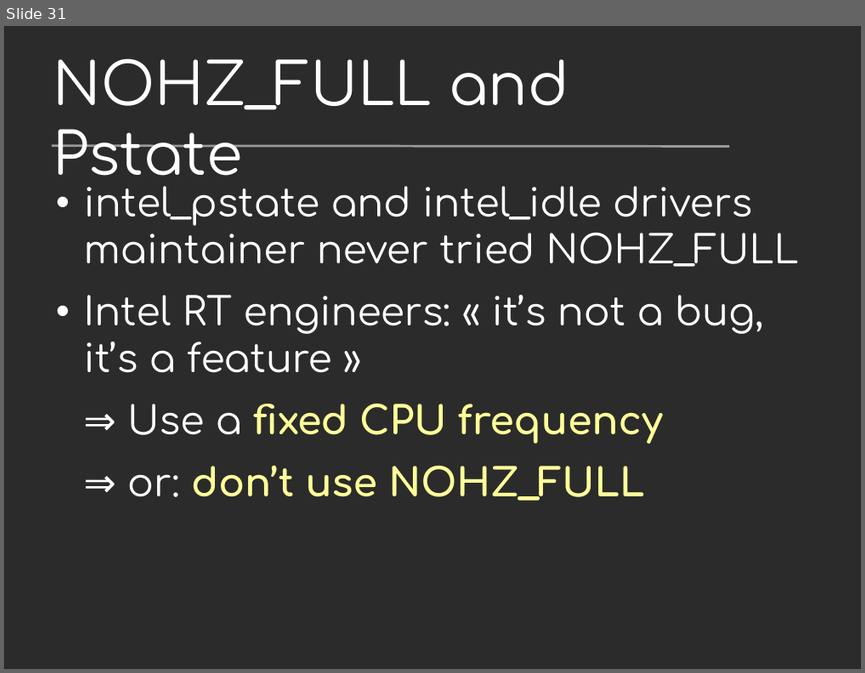
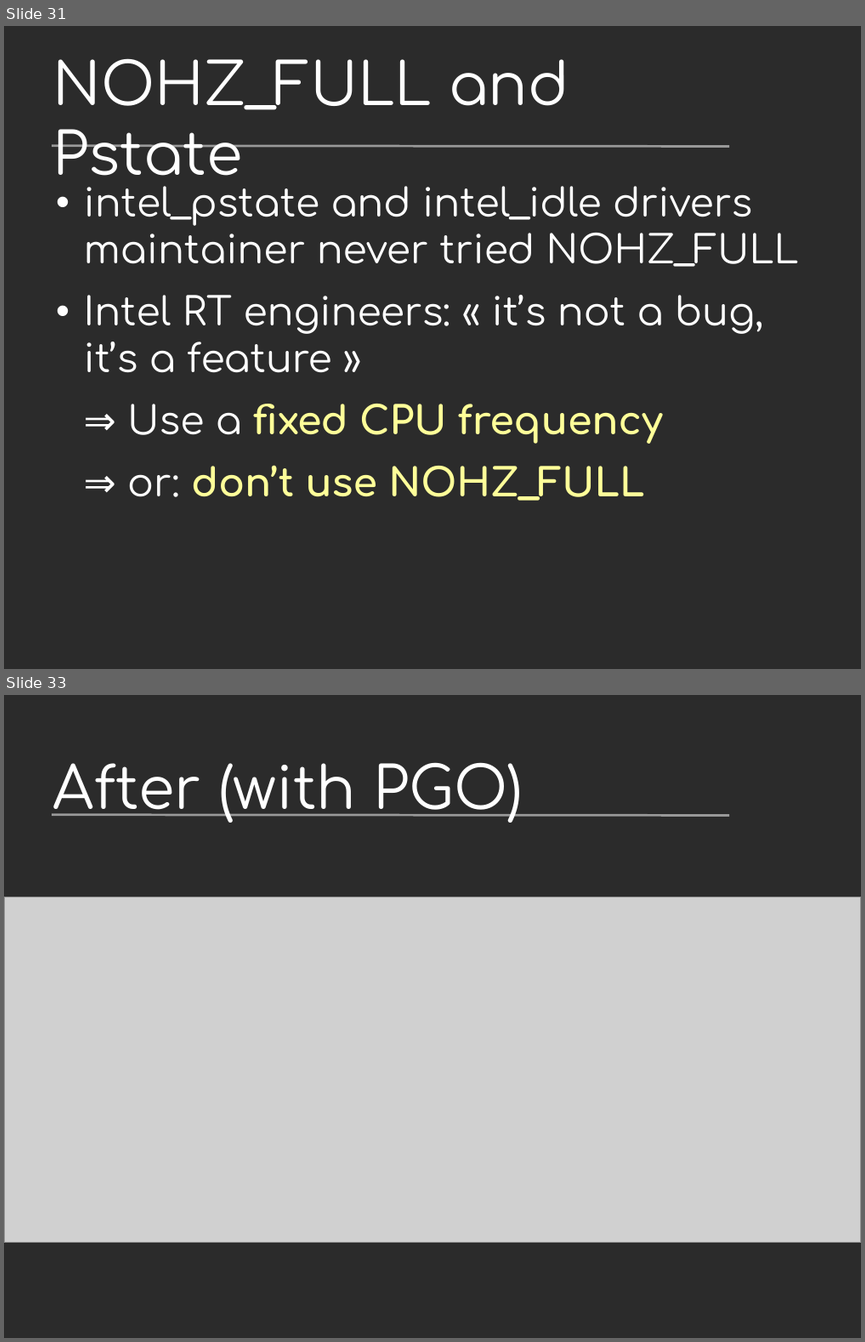
Before and after one commit to vstinner/talks, a slide deck: 2017-FOSDEM-Brussels/howto_run_stable_benchmarks.odp. Shown one above the other, each under a label of ours: slide 31 before the commit, slides 31 and 33 after it; the slides between them are not shown. The pictures are 865x673 and 865x1342 pixels, drawn with LibreOffice and Linux fonts; fonts in the diff are those of the drawing; grey boxes stand for pictures; background and template pictures are left out; a plain dark background stands for a picture behind light text. Boxes give left, top, right and bottom in pixels: in the first picture for what was removed or moved away, otherwise in the second. Text is boxed around its words. In the diff, an @@ line names an element or a change of style, - is before the commit and + after.

```diff
--- a/2017-FOSDEM-Brussels/howto_run_stable_benchmarks.odp
+++ b/2017-FOSDEM-Brussels/howto_run_stable_benchmarks.odp
@@ slide 33 added at (x1=4, y1=695, x2=861, y2=1338), background picture (left out); not listed: 1 template element that a slide beside it also shows @@
@@ title added at (x1=53, y1=762, x2=522, y2=823), 54 pt, text #FFFFFF @@
+After (with PGO)
@@ picture added at (x1=4, y1=897, x2=861, y2=1242) @@
```
Also in this commit, not shown: 2 slides changed, 2 other slides added, 3 other files.
